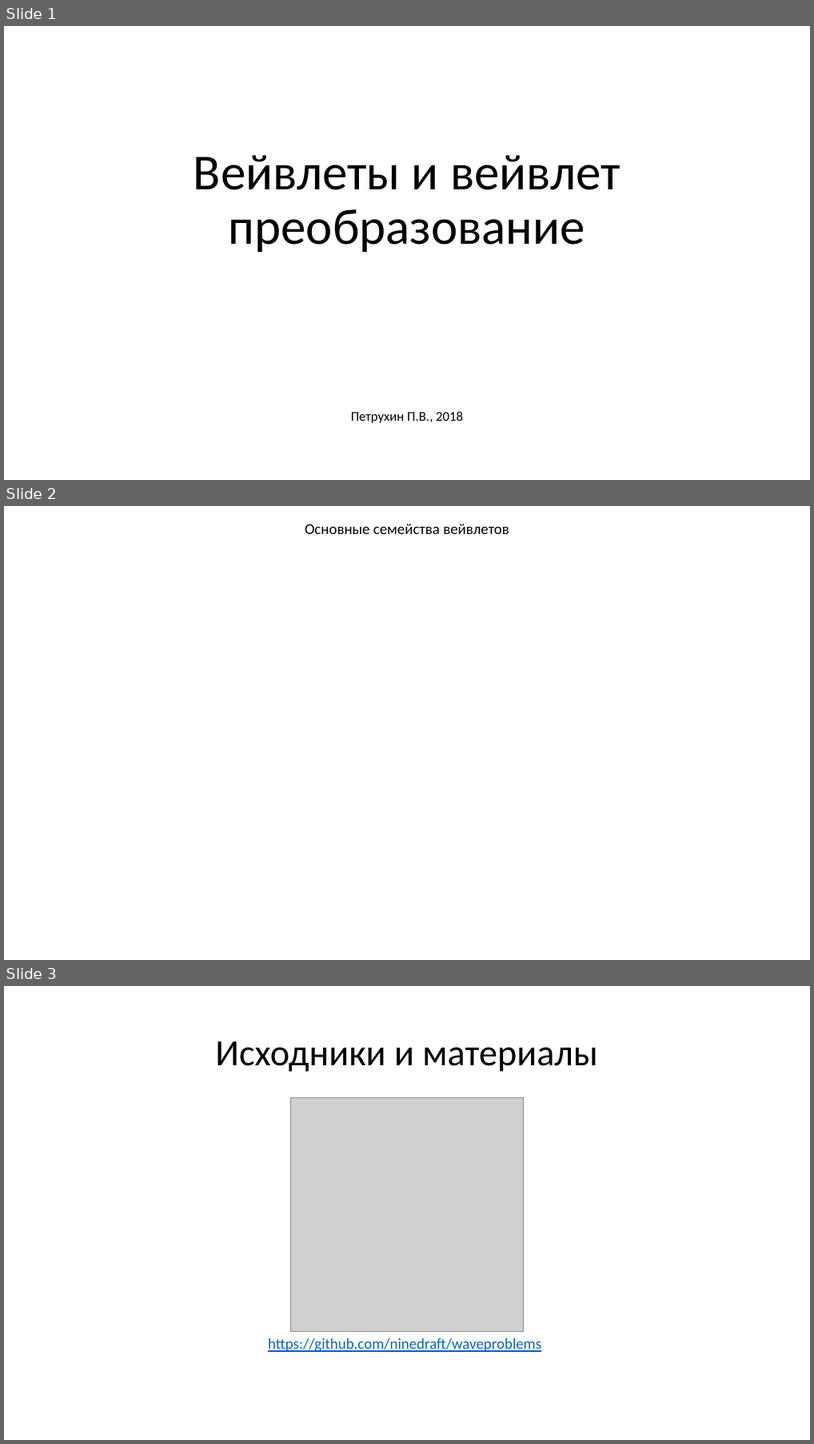
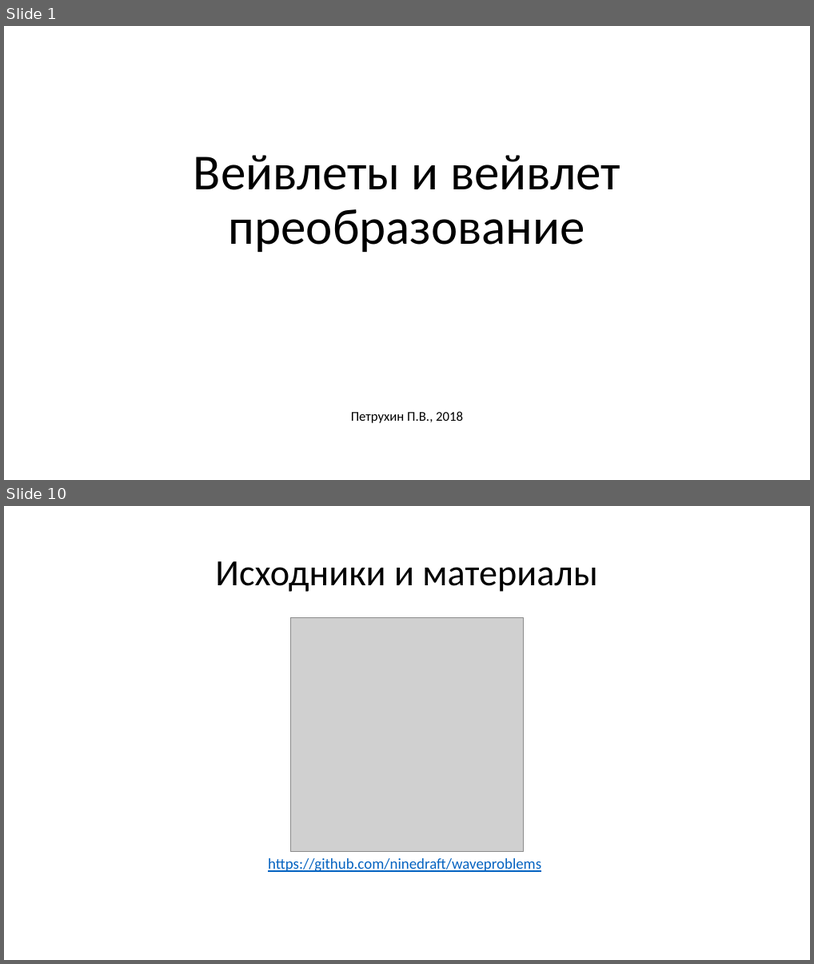
Before and after one commit to ninedraft/waveproblems, a slide deck: Доклад 02 wavelet-преобразование.pptx. Shown one above the other, each under a label of ours: slides 1, 2 and 3 before the commit, slides 1 and 10 after it; the slides between them are not shown. The pictures are 814x1444 and 814x964 pixels, drawn with LibreOffice and Linux fonts; fonts in the diff are those of the drawing; grey boxes stand for pictures; background and template pictures are left out. Boxes give left, top, right and bottom in pixels: in the first picture for what was removed or moved away, otherwise in the second. Text is boxed around its words. In the diff, an @@ line names an element or a change of style, - is before the commit and + after.

```diff
--- a/Доклад 02 wavelet-преобразование.pptx
+++ b/Доклад 02 wavelet-преобразование.pptx
@@ slide 2 removed at [4, 506, 810, 960], background picture (left out) @@
@@ text removed at [305, 524, 510, 534] @@
-Основные семейства вейвлетов
@@ what was slide 3 is now slide 10 @@
```
Also in this commit, not shown: 8 slides added, 7 other files.
